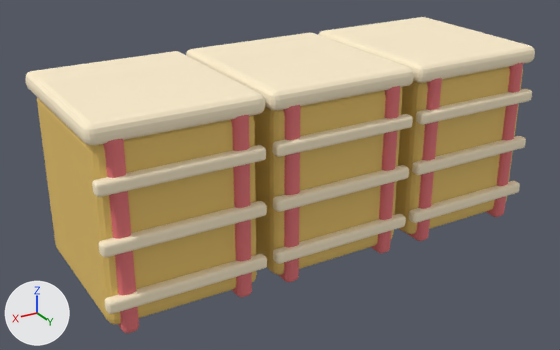
The Blender file blender/models/broto_hoppers_crate.blend as it was, and as the next commit left it.
Both versions are drawn from a 50 mm camera at (1.93, 0.76, 2.42) aimed at (0.08, -2.33, 0.88). Every picture has the same lights, and +X, +Y and +Z are marked at lower left. The first picture is the older version.

In view in the first picture: 'Hoppers'.
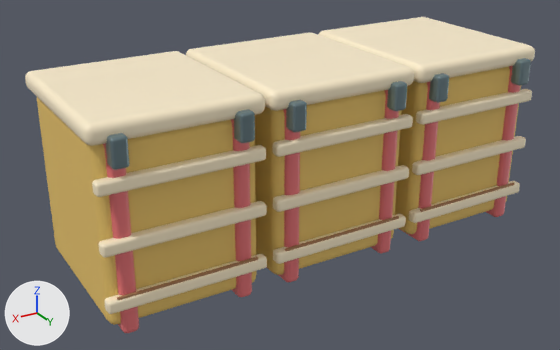
Pixel boxes (x1, y1, x2, y2) of what changed, in the pictures (560 x 350 px):
'CraftDetails', added: after (106, 58, 531, 300)
    faces in mat_detailmetal (greyish cyan #71868c): (106, 58, 531, 170)
    faces in mat_detailwood (brown #a9794e): (117, 183, 514, 300)

The change in detail:
Material 'DetailWood' (mat_detailwood) is new.
Its base color is (0.397, 0.191, 0.0762) (brown #a9794e).
Its roughness is 0.7.
Material 'DetailMetal' (mat_detailmetal) is new.
Its base color is (0.165, 0.238, 0.262) (greyish cyan #71868c).
Its metallic is 0.42.
Its roughness is 0.36.
Mesh me_cube_021 is new.
It has 2736 vertices, 2700 faces and spans x -1.12..1.12, y -2.45..-1.84, z 0.38..1.42.
Faces by material slot: [1350, 1350].
It uses material mat_detailmetal (greyish cyan #71868c).
It uses material mat_detailwood (brown #a9794e).
Object 'CraftDetails' (ob_craftdetails) is new; it shows me_cube_021.
Its location is (0.0, 0.0, 0.0).
